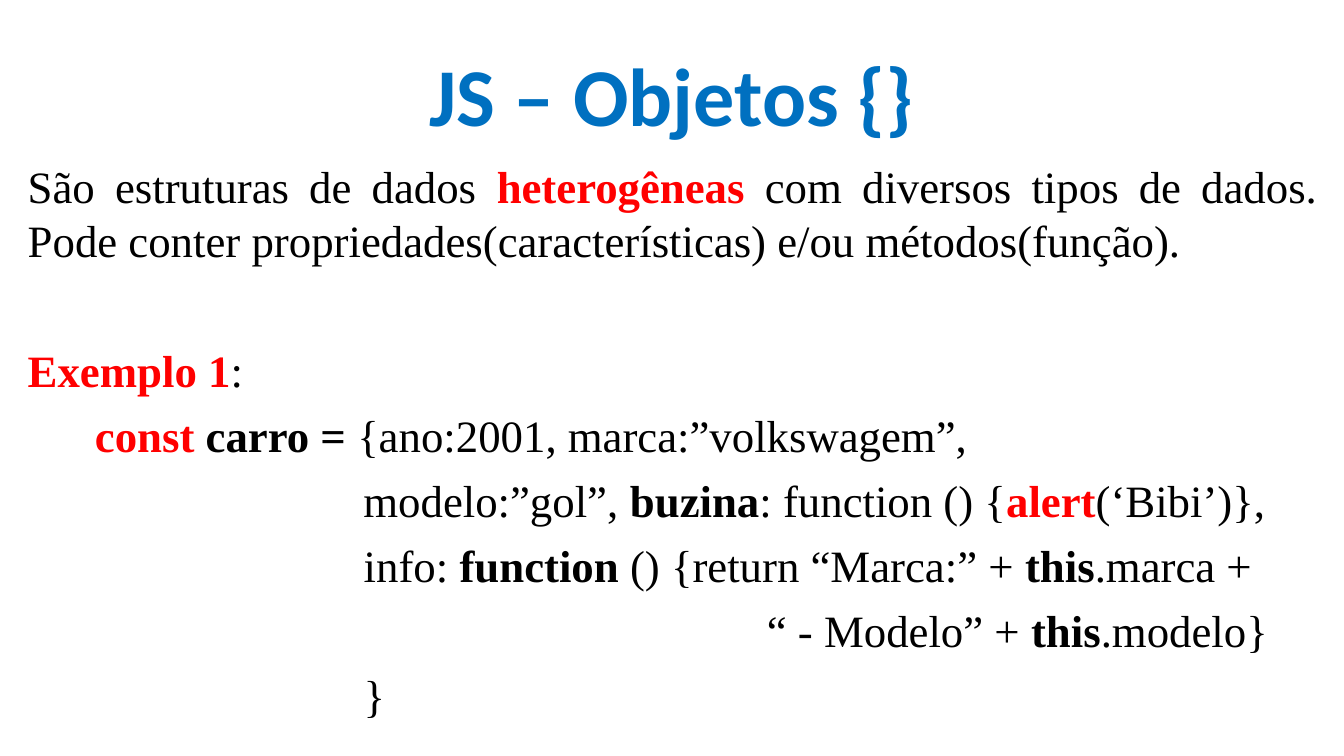
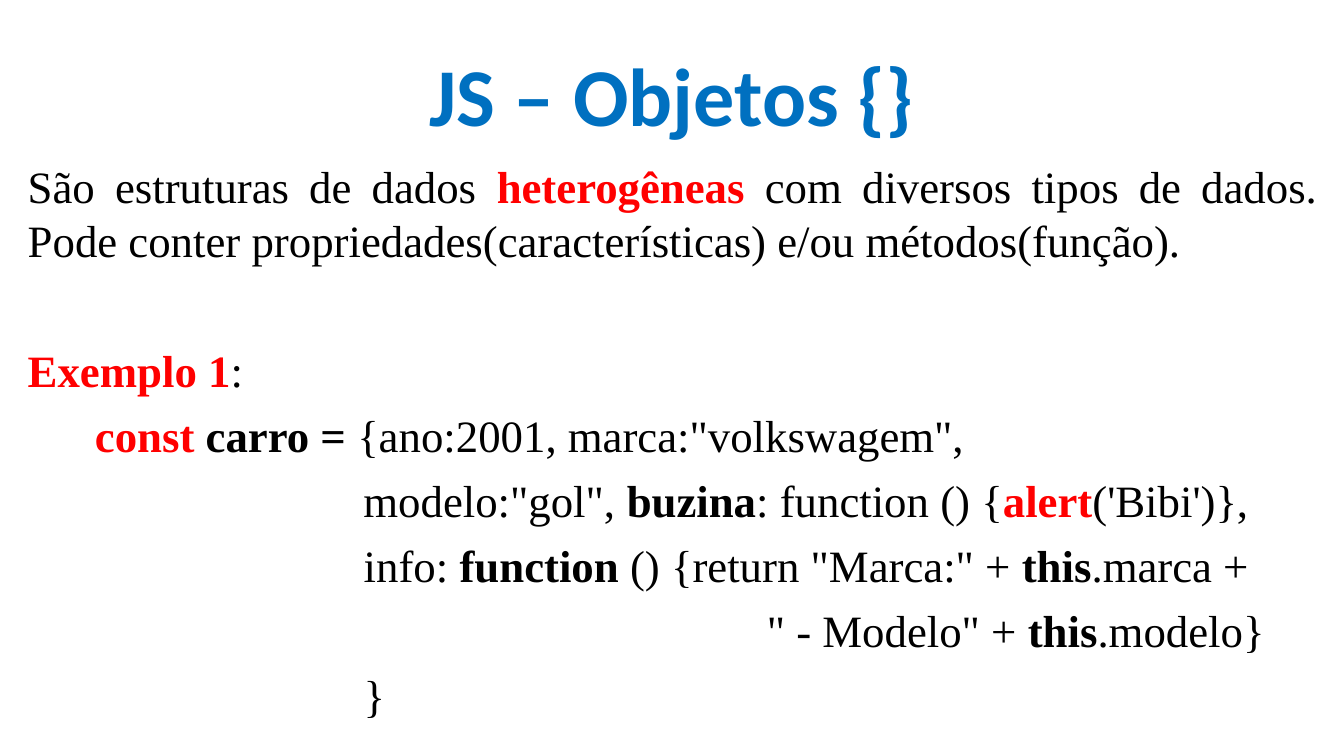
Before and after one commit to CloudEducationBrazil/WydenDesenvolvimentoWebPHP, a slide deck: slide 5 of 01 Classes/Aula 09 Desenvolvimento Web PHP - JS.pptx. Drawn at 1344x756 pixels with LibreOffice and Linux fonts; fonts in the diff are those of the drawing; background and template pictures are left out. Boxes give left, top, right and bottom in pixels: in the first picture for what was removed or moved away, otherwise in the second. Text is boxed around its words. In the diff, an @@ line names an element or a change of style, - is before the commit and + after.

```diff
--- a/01 Classes/Aula 09 Desenvolvimento Web PHP - JS.pptx
+++ b/01 Classes/Aula 09 Desenvolvimento Web PHP - JS.pptx
@@ text at (95, 421, 1265, 653): text changed @@
-const carro = {ano:2001, marca:”volkswagem”,
-modelo:”gol”, buzina: function () {alert(‘Bibi’)},
-info: function () {return “Marca:” + this.marca +
-“ - Modelo” + this.modelo}
+const carro = {ano:2001, marca:"volkswagem",
+modelo:"gol", buzina: function () {alert('Bibi')},
+info: function () {return "Marca:" + this.marca +
+" - Modelo" + this.modelo}
```
Also in this commit, not shown: 16 other slides changed, 4 other files.
